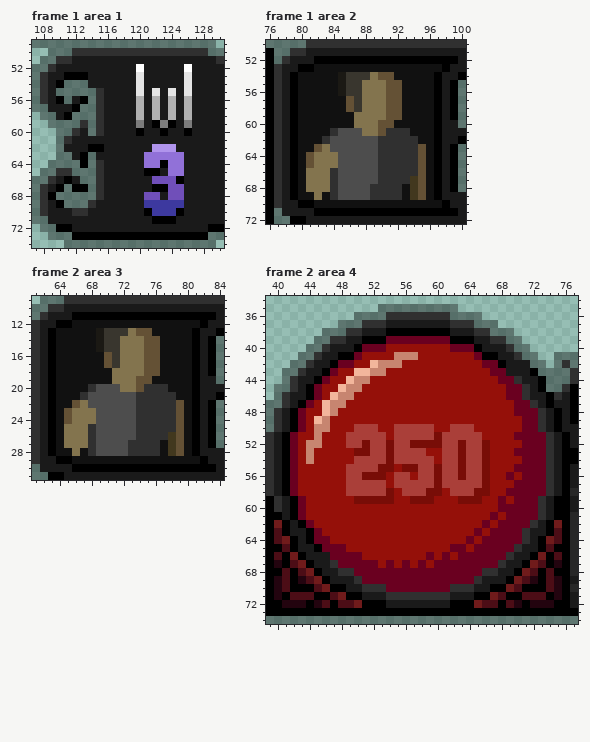
A pixel-art file gets an edit: Rogue/Sprites/CharacterUI.aseprite. The picture above was drawn from the file before the commit.
230x75 pixels, 2 frames. Colours within 5 levels of each other are drawn and written as one. Shown: frame 1 area 1: x 107..130, y 49..74; frame 1 area 2: x 76..100, y 50..72; frame 2 area 3: x 61..84, y 9..31; frame 2 area 4: x 39..77, y 34..74. The commit also changed other frames or places, which this record leaves out.
Now the later version:
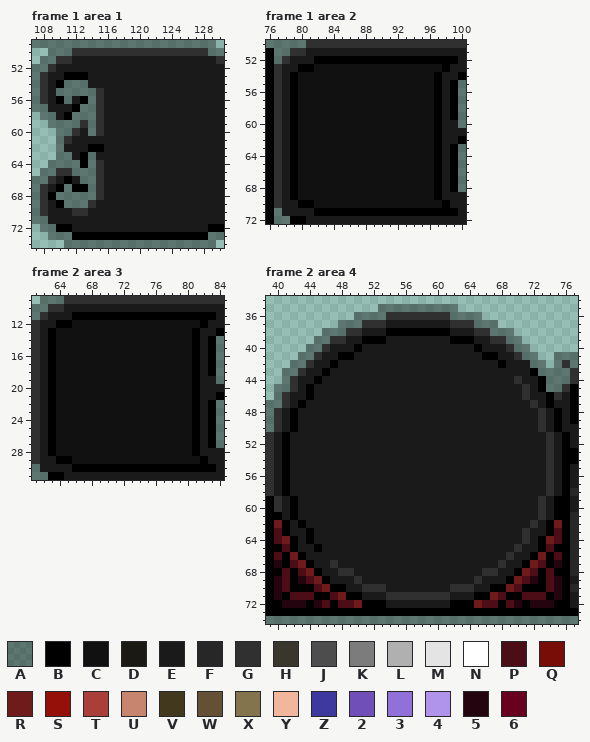
Palette (. is transparent): A #00000060  B #000000  C #111111  D #1b1914  E #1a1a1a  F #272727  G #303030  H #39362e  J #4d4d4d  K #7c7c7c  L #b0b0b0  M #e4e4e4  N #ffffff  P #4c0d16  Q #780d07  R #701b1b  S #951009  T #aa3f39  U #c78570  V #42381e  W #645135  X #83744e  Y #f2b69c  Z #3d399f  2 #704fb9  3 #9171d8  4 #b094ec  5 #23040f  6 #6a0020
From old to new:
layer "UI Content" now hidden
layer "UI Top" now hidden
Changed rows in their new state; - is an unchanged pixel.
Frame 1 area 1:
first column x 120:
52 E-----E
53 E-----E
54 E-----E
55 E-E-E-E
56 E-E-E-E
57 E-E-E-E
58 E-E-E-E
59 E-EEE-E
60 E--E--E
62 --EEE--
63 -EEEEE-
64 -EEEEE-
65 -EE-EE-
66 --EEEE-
67 --EEEE-
68 -EE-EE-
69 -EEEEE-
70 -EEEEE-
71 --EEE--
Frame 1 area 2:
first column x 81:
54 ----CCCCCCC----
55 ----CCCCCCCC---
56 ----CCCCCCCC---
57 -----CCCCCCC---
58 -----CCCCCCC---
59 ------CCCCCC---
60 ------CCCCC----
61 ---CCCCCCCCCC--
62 --CCCCCCCCCCCC-
63 -CCCCCCCCCCCCCC
64 CCCCCCCCCCCCCCC
65 CCCCCCCCCCCCCCC
66 CCCCCCCCCCCCCCC
67 CCCCCCCCCCCCCCC
68 CCCCCCCCCCCC-CC
69 -C-CCCCCCCCC-CC
Frame 2 area 3:
first column x 65:
13 ----CCCCCCC----
14 ----CCCCCCCC---
15 ----CCCCCCCC---
16 -----CCCCCCC---
17 -----CCCCCCC---
18 ------CCCCCC---
19 ------CCCCC----
20 ---CCCCCCCCCC--
21 --CCCCCCCCCCCC-
22 -CCCCCCCCCCCCCC
23 CCCCCCCCCCCCCCC
24 CCCCCCCCCCCCCCC
25 CCCCCCCCCCCCCCC
26 CCCCCCCCCCCCCCC
27 CCCCCCCCCCCC-CC
28 -C-CCCCCCCCC-CC
Frame 2 area 4:
first column x 42:
39 ------------EEEEEEEE------------
40 ---------EEEEEEEEEEEEEE---------
41 --------EEEEEEEEEEEEEEEE--------
42 ------EEEEEEEEEEEEEEEEEEEE------
43 -----EEEEEEEEEEEEEEEEEEEEEE-----
44 ----EEEEEEEEEEEEEEEEEEEEEEEE----
45 ---EEEEEEEEEEEEEEEEEEEEEEEEEE---
46 ---EEEEEEEEEEEEEEEEEEEEEEEEEE---
47 --EEEEEEEEEEEEEEEEEEEEEEEEEEEE--
48 -EEEEEEEEEEEEEEEEEEEEEEEEEEEEEE-
49 -EEEEEEEEEEEEEEEEEEEEEEEEEEEEEE-
50 -EEEEEEEEEEEEEEEEEEEEEEEEEEEEEE-
51 EEEEEEEEEEEEEEEEEEEEEEEEEEEEEEEE
52 EEEEEEEEEEEEEEEEEEEEEEEEEEEEEEEE
53 EEEEEEEEEEEEEEEEEEEEEEEEEEEEEEEE
54 EEEEEEEEEEEEEEEEEEEEEEEEEEEEEEEE
55 EEEEEEEEEEEEEEEEEEEEEEEEEEEEEEEE
56 EEEEEEEEEEEEEEEEEEEEEEEEEEEEEEEE
57 EEEEEEEEEEEEEEEEEEEEEEEEEEEEEEEE
58 EEEEEEEEEEEEEEEEEEEEEEEEEEEEEEEE
59 -EEEEEEEEEEEEEEEEEEEEEEEEEEEEEE-
60 -EEEEEEEEEEEEEEEEEEEEEEEEEEEEEE-
61 -EEEEEEEEEEEEEEEEEEEEEEEEEEEEEE-
62 --EEEEEEEEEEEEEEEEEEEEEEEEEEEE--
63 ---EEEEEEEEEEEEEEEEEEEEEEEEEE---
64 ---EEEEEEEEEEEEEEEEEEEEEEEEEE---
65 ----EEEEEEEEEEEEEEEEEEEEEEEE----
66 -----EEEEEEEEEEEEEEEEEEEEEE-----
67 ------EEEEEEEEEEEEEEEEEEEE------
68 --------EEEEEEEEEEEEEEEE--------
69 ---------EEEEEEEEEEEEEE---------
70 ------------EEEEEEEE------------
Where, in picture pixels (left, top, right, bottom), the same in both pictures:
changed: (136, 64, 192, 224)
changed: (306, 72, 426, 200)
changed: (64, 328, 184, 456)
changed: (290, 336, 546, 592)
